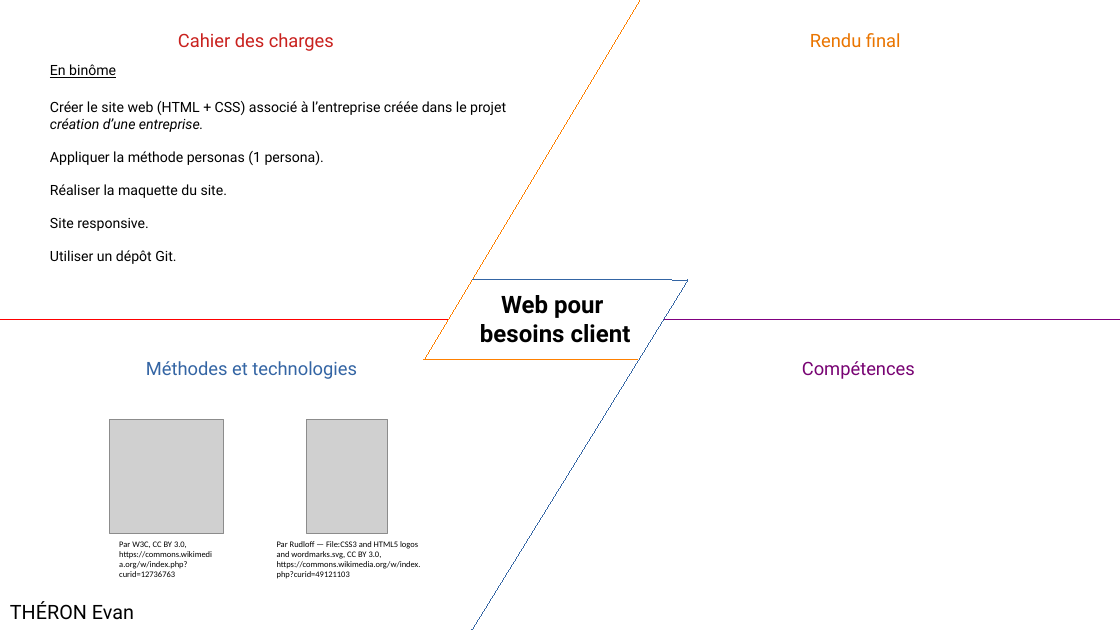
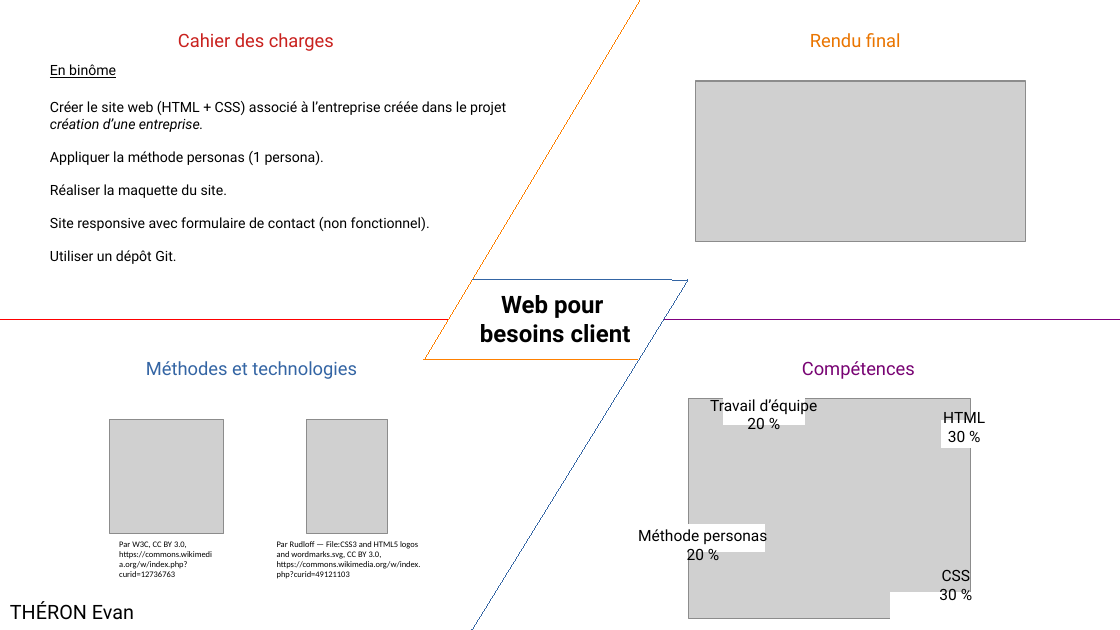
Before and after one commit to evtheron/portfolio, a slide deck: slide 1 of code/RetEx/Projet_Web_RetEx.odp. Drawn at 1120x630 pixels with LibreOffice and Linux fonts; fonts in the diff are those of the drawing; grey boxes stand for pictures. Boxes give left, top, right and bottom in pixels: in the first picture for what was removed or moved away, otherwise in the second. Text is boxed around its words. In the diff, an @@ line names an element or a change of style, - is before the commit and + after.

```diff
--- a/code/RetEx/Projet_Web_RetEx.odp
+++ b/code/RetEx/Projet_Web_RetEx.odp
@@ picture added at (696,81,1026,242) @@
@@ text at (50,217,430,231): text changed @@
-Site responsive.
+Site responsive avec formulaire de contact (non fonctionnel).
@@ picture added at (689,399,971,620) @@
@@ text added at (710,398,818,429), 11 pt, text #000000 @@
+Travail d’équipe
+20 %
@@ freeform shape added at (724,398,804,425), fill #FFFFFF, outline #FFFFFF 0.99 pt @@
@@ text added at (943,410,985,442), 11 pt, text #000000 @@
+HTML
+30 %
@@ freeform shape added at (942,421,1022,447), fill #FFFFFF, outline #FFFFFF 0.99 pt @@
@@ text added at (638,527,767,564), 11 pt, text #000000 @@
+Méthode personas
+20 %
@@ freeform shape added at (684,524,764,551), fill #FFFFFF, outline #FFFFFF 0.99 pt @@
@@ text added at (939,567,971,604), 11 pt, text #000000 @@
+CSS
+30 %
@@ freeform shape added at (891,593,972,619), fill #FFFFFF, outline #FFFFFF 0.99 pt @@
```
Also in this commit, not shown: 11 other files.
